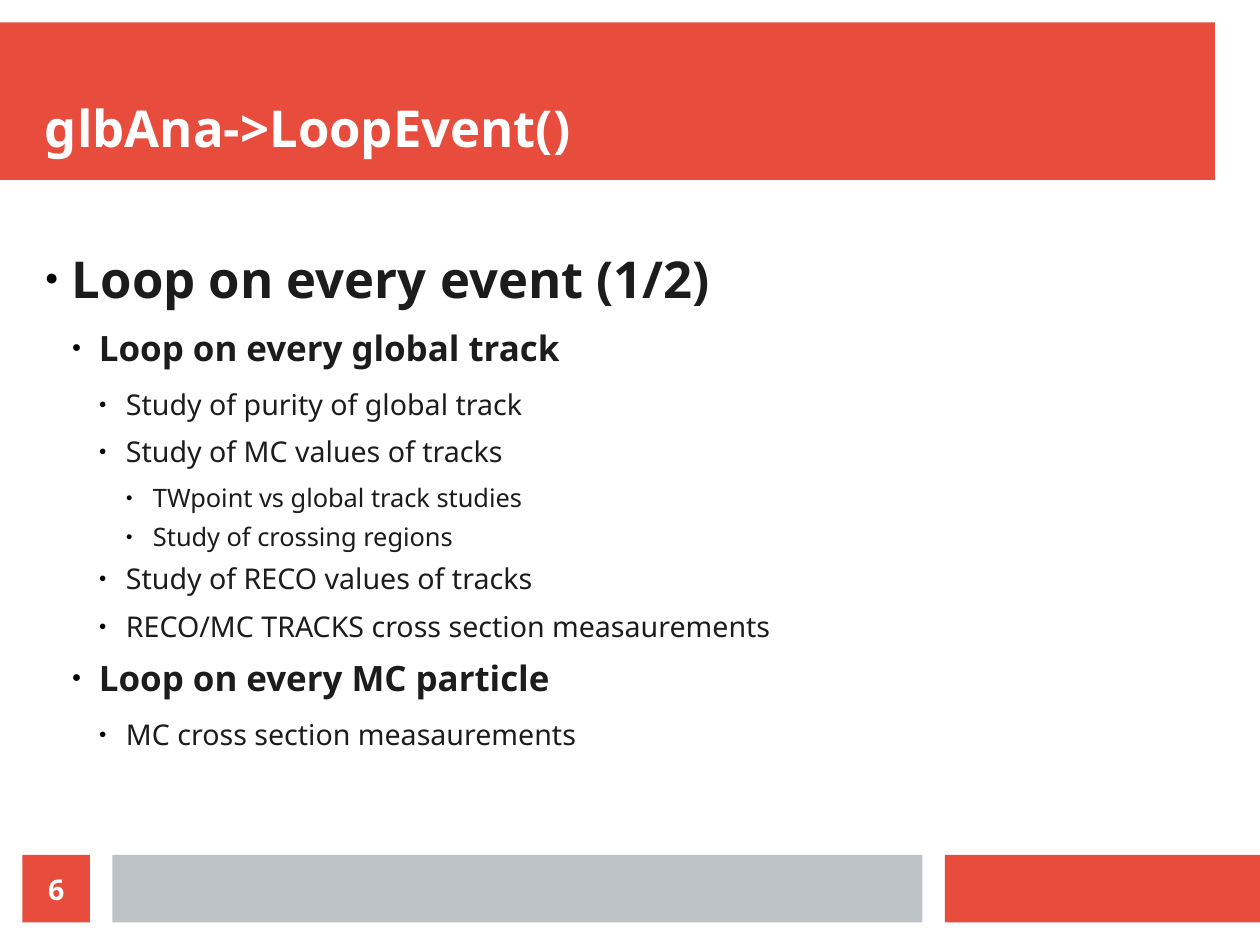
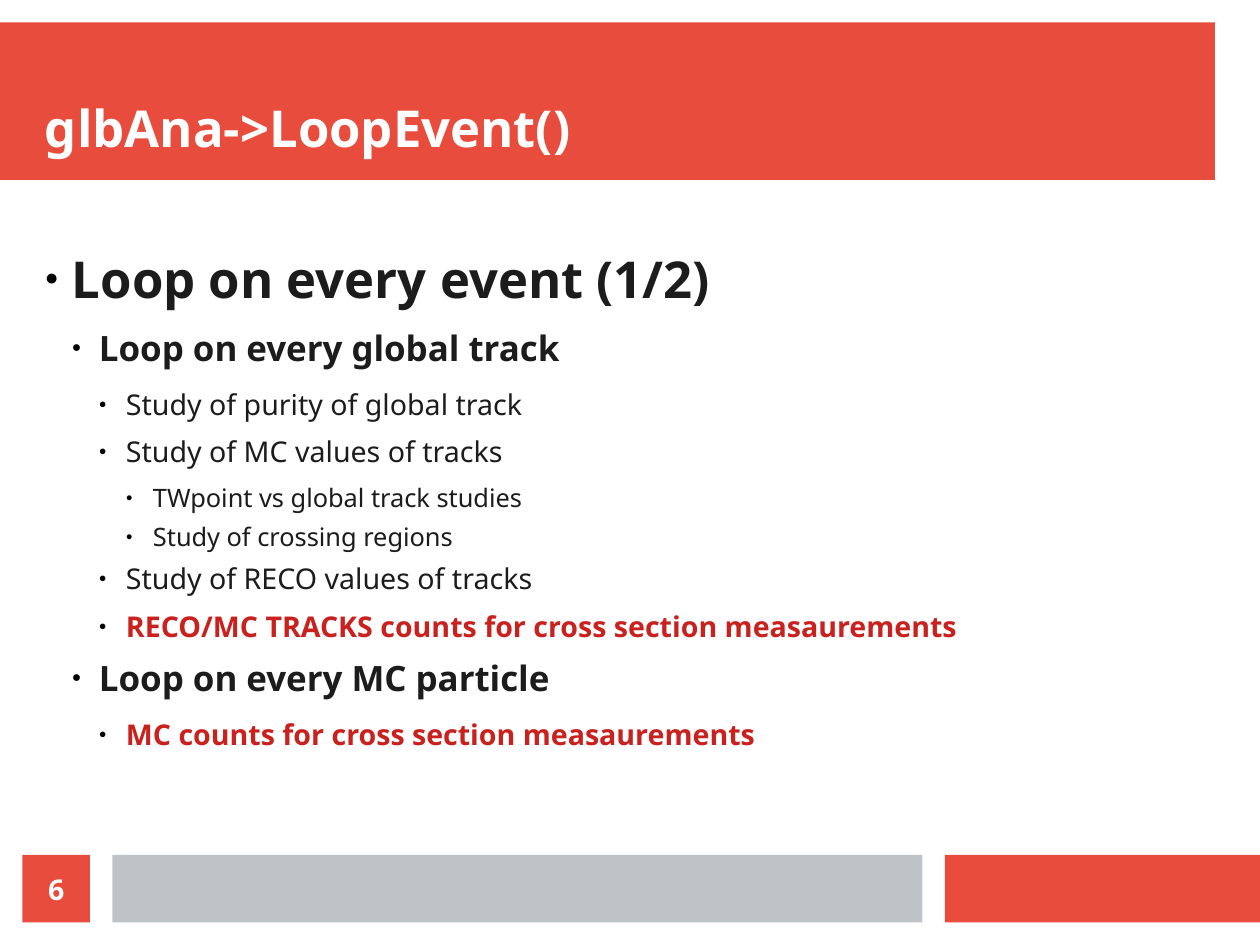
Before and after one commit to giacomoubaldi/FootPresentations, a slide deck: slide 6 of presentazioni/11-15 spiegazione classi/globalrecoana.odp. Drawn at 1260x945 pixels with LibreOffice and Linux fonts; fonts in the diff are those of the drawing. Boxes give left, top, right and bottom in pixels: in the first picture for what was removed or moved away, otherwise in the second. Text is boxed around its words. In the diff, an @@ line names an element or a change of style, - is before the commit and + after.

Commit message:
commit globalrecoana.odd

```diff
--- a/presentazioni/11-15 spiegazione classi/globalrecoana.odp
+++ b/presentazioni/11-15 spiegazione classi/globalrecoana.odp
@@ text at [126, 615, 957, 638]: text changed; text colour #1C1C1C to #C9211E; bold on @@
-    ● RECO/MC TRACKS cross section measaurements
+    ● RECO/MC TRACKS counts for cross section measaurements
@@ text at [126, 723, 755, 746]: text changed; text colour #1C1C1C to #C9211E; bold on @@
-    ● MC cross section measaurements
+    ● MC counts for cross section measaurements
```
Also in this commit, not shown: 1 other slide changed, 6 slides added.
